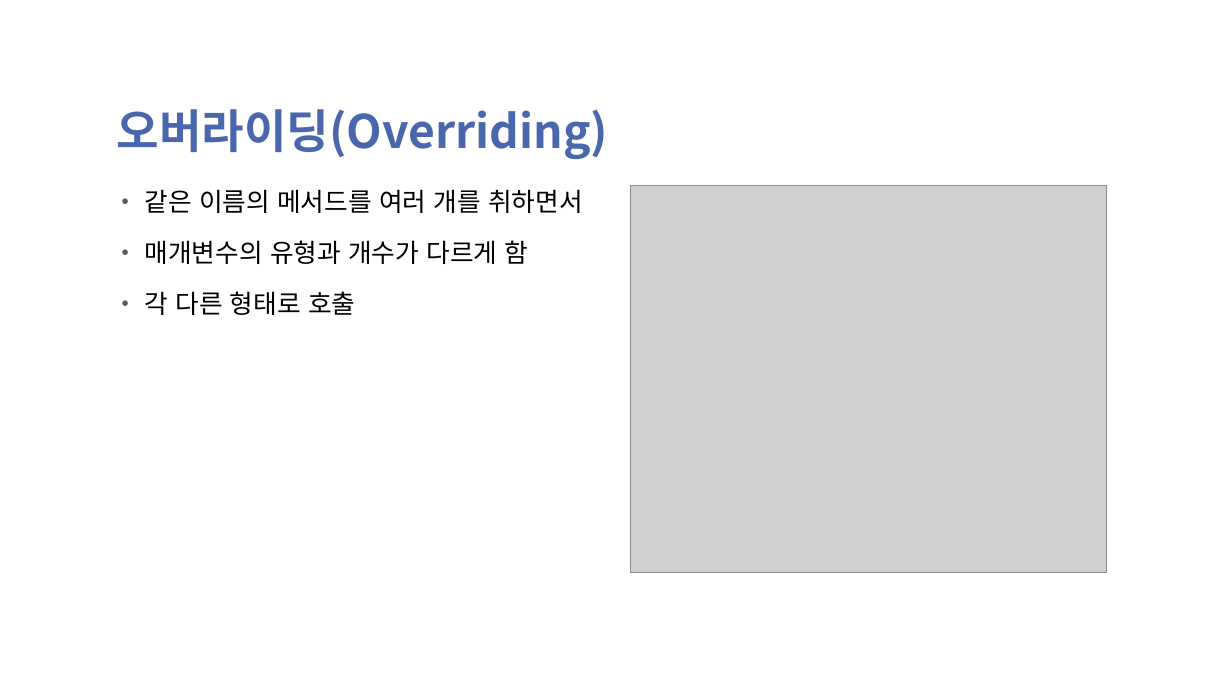
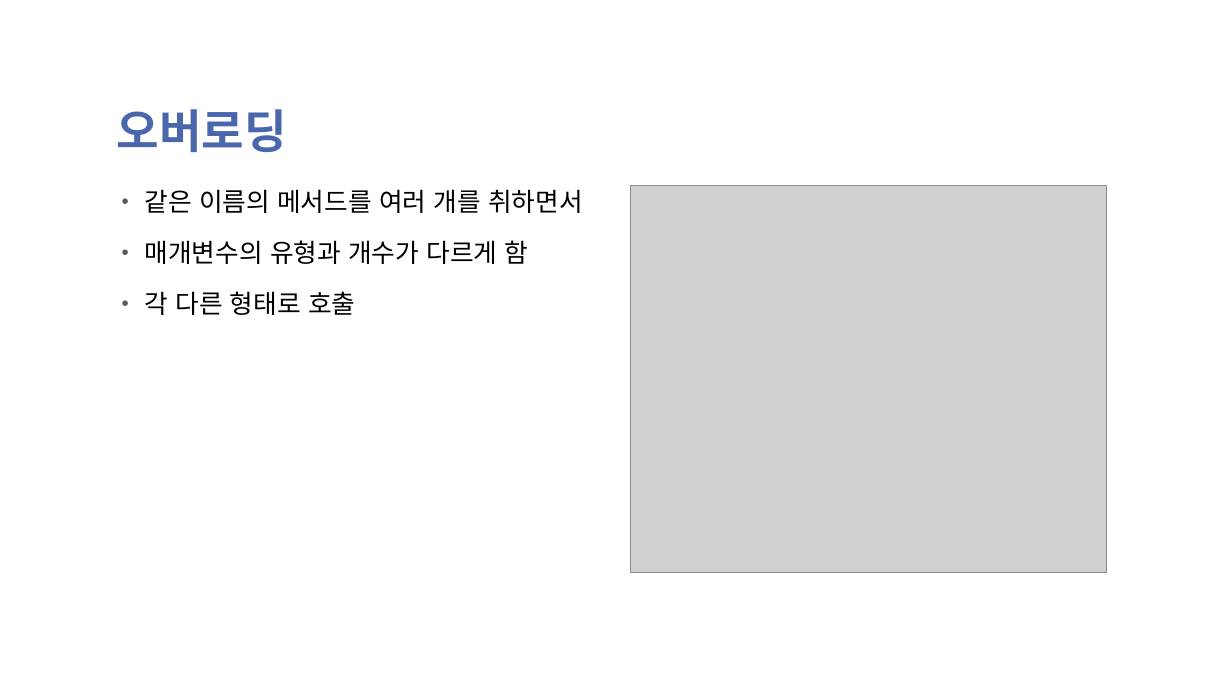
Before and after one commit to Runtym/osf-homework, a slide deck: slide 2 of src/baekhyunwook/overloading_overriding.pptx. Drawn at 1232x693 pixels with LibreOffice and Linux fonts; fonts in the diff are those of the drawing; grey boxes stand for pictures; background and template pictures are left out. Boxes give left, top, right and bottom in pixels: in the first picture for what was removed or moved away, otherwise in the second. Text is boxed around its words. In the diff, an @@ line names an element or a change of style, - is before the commit and + after.

```diff
--- a/src/baekhyunwook/overloading_overriding.pptx
+++ b/src/baekhyunwook/overloading_overriding.pptx
@@ title at [117, 109, 287, 152]: text changed @@
-오버라이딩(Overriding)
+오버로딩
```
Also in this commit, not shown: 1 other slide changed.
